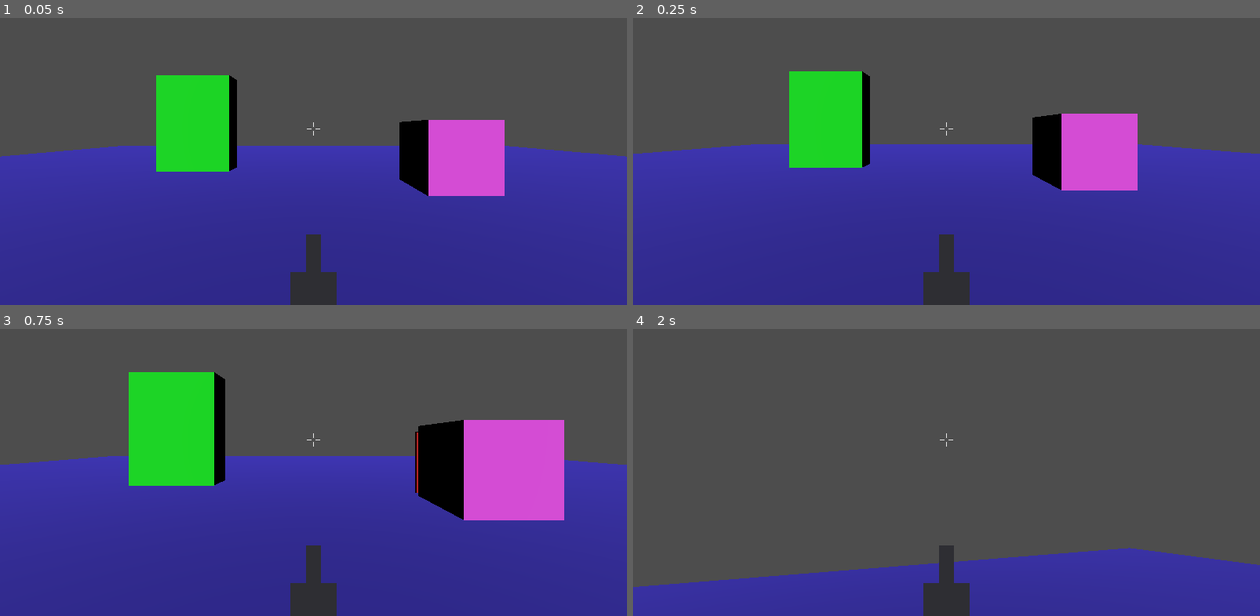
Above: before the commit, frames 1-4 (two rows, left to right).
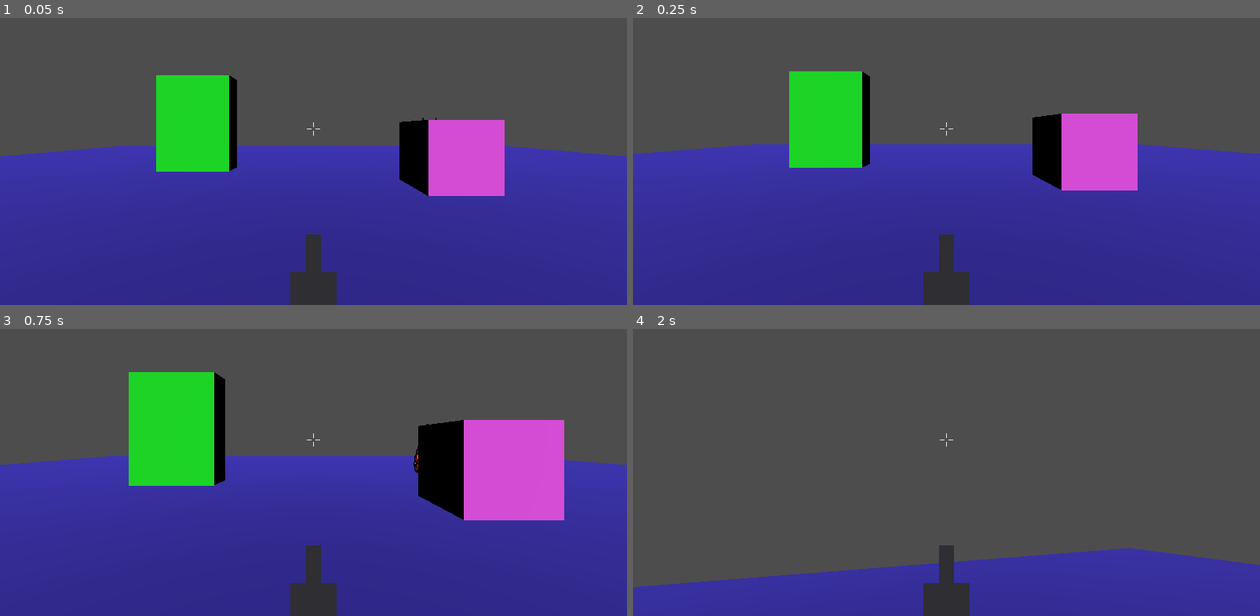
Above: after the commit, the same moments.

Repository: Rognlosh/DoomGodotYandex
Game: Godot game, scene res://scenes/main/main.tscn
Two runs of this game, one before a commit and one after it. Both use one fixed random seed, a clock stepped at 60 frames per second and the inputs below.
Inputs (mouse positions are in pixels of both pictures, inside the frame that each line leads up to):
- Up to frame 1 (0.05 s): no input
- Up to frame 2 (0.25 s): no input
- Up to frame 3 (0.75 s): tap Enter at 0.5 s; move the mouse to (282, 509) at 0.52 s; press the mouse at (282, 509) at 0.53 s; hold W (move_forward) from 0.53 s (still down)
- Up to frame 4 (2 s): keep holding W (move_forward); tap Space (jump) at 0.77, 1.52 s; move the mouse to (990, 443) at 1.27 s; release the mouse at (990, 443) at 1.28 s; click (990, 443) at 1.35 s

The runs differ from the first frame. In frame 1, less than 0.1% of the frame differs, in the area x 67-70%, y 34-36%; in frame 2, nothing differs; in frame 3, 0.1%, in the area x 65-69%, y 33-58%; in frame 4, nothing differs.

Commit message:
Скин
Добавил спрайт

Diff:
--- a/scenes/enemies/melee_grunt.tscn
+++ b/scenes/enemies/melee_grunt.tscn
@@ -1,5 +1,10 @@
 [gd_scene format=3 uid="uid://djyxa4b1xgyjk"]
 
 [ext_resource type="PackedScene" uid="uid://1hb3ai71rj5u" path="res://scenes/enemies/enemy_base.tscn" id="1_gjxx1"]
+[ext_resource type="Texture2D" uid="uid://725fvt2peipi" path="res://sprites/enemy_grunt_stand.png" id="2_0yqks"]
 
 [node name="Enemy" unique_id=360318765 instance=ExtResource("1_gjxx1")]
+
+[node name="Sprite3D" parent="." index="1" unique_id=913123013]
+pixel_size = 0.00185
+texture = ExtResource("2_0yqks")
Binary file added: sprites/enemy_grunt_stand.png
Not shown, added: sprites/enemy_grunt_stand.png.import
Binary file added: sprites/semi_gun.png
Not shown, added: sprites/semi_gun.png.import
